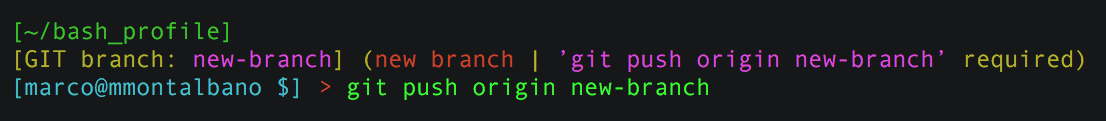
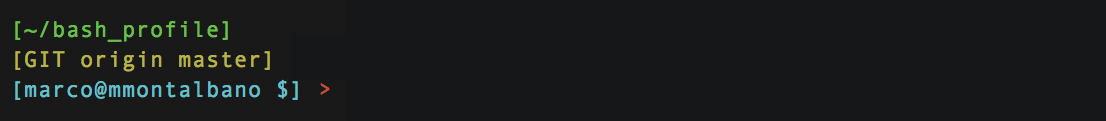
Before/after of a (1106, 121) layered artwork. What changed in the layer stack:
removed group "Gruppo livelli #1" (2 layers) over [0, 0, 1084, 121]
removed layer "Livello incollato #6" from group "Gruppo livelli #1" over [0, 75, 709, 121]
removed layer "Livello incollato #2" from group "Gruppo livelli #1" over [10, 0, 1084, 121]
added layer "git--no-changes" above "Livello" over [0, 0, 346, 121]
